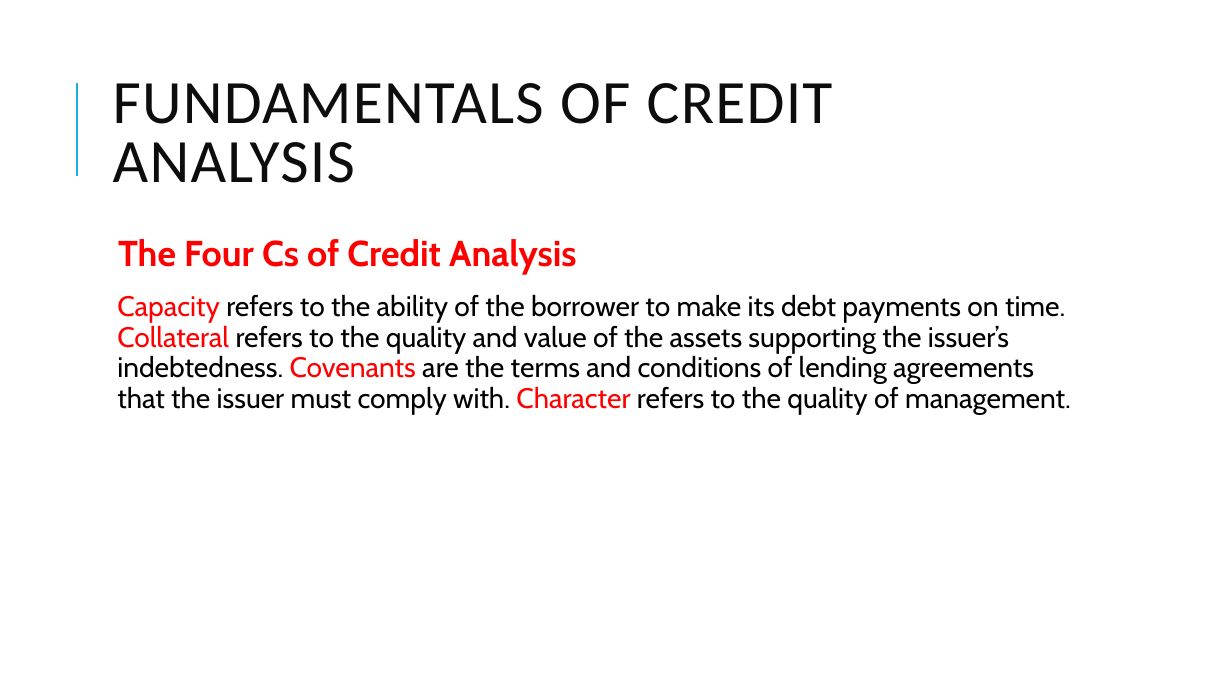
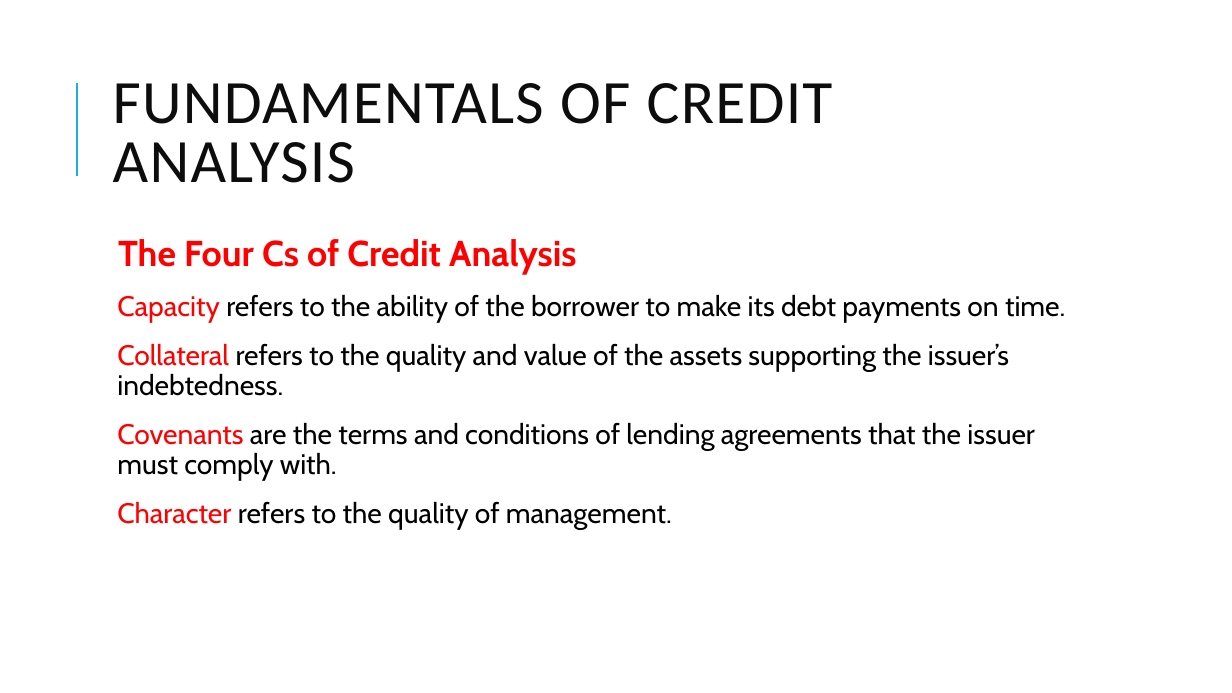
Before and after one commit to Isco0530/data, a slide deck: slide 3 of Fixed Income-35.pptx. Drawn at 1232x693 pixels with LibreOffice and Linux fonts; fonts in the diff are those of the drawing. Boxes give left, top, right and bottom in pixels: in the first picture for what was removed or moved away, otherwise in the second. Text is boxed around its words. In the diff, an @@ line names an element or a change of style, - is before the commit and + after.

```diff
--- a/Fixed Income-35.pptx
+++ b/Fixed Income-35.pptx
@@ text at [117, 294, 1065, 529]: text changed @@
-  Capacity refers to the ability of the borrower to make its debt payments on time. Collateral refers to the quality and value of the assets supporting the issuer’s indebtedness. Covenants are the terms and conditions of lending agreements that the issuer must comply with. Character refers to the quality of management.
+  Capacity refers to the ability of the borrower to make its debt payments on time.
+  Collateral refers to the quality and value of the assets supporting the issuer’s indebtedness.
+  Covenants are the terms and conditions of lending agreements that the issuer must comply with.
+  Character refers to the quality of management.
```
Also in this commit, not shown: 4 other slides changed.
